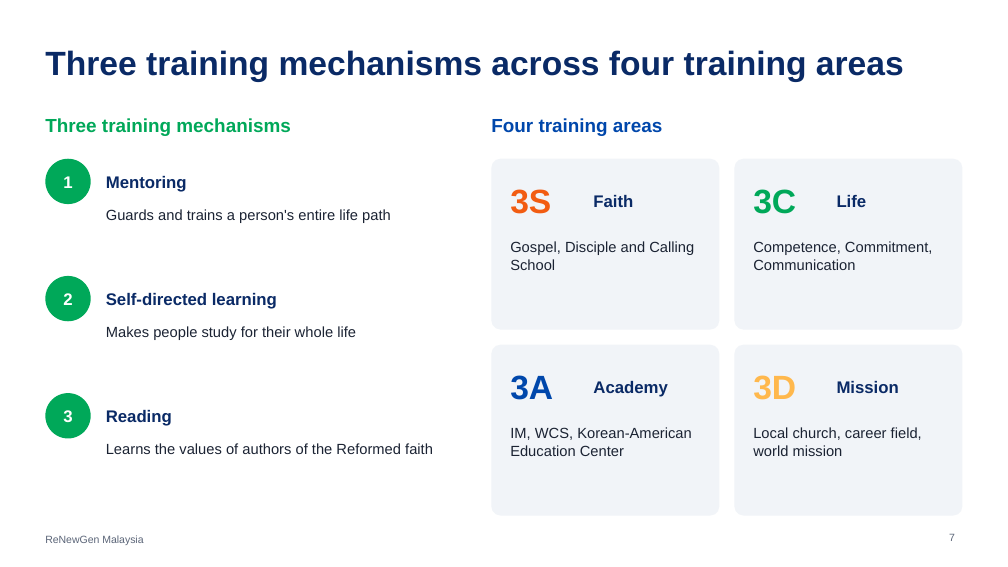
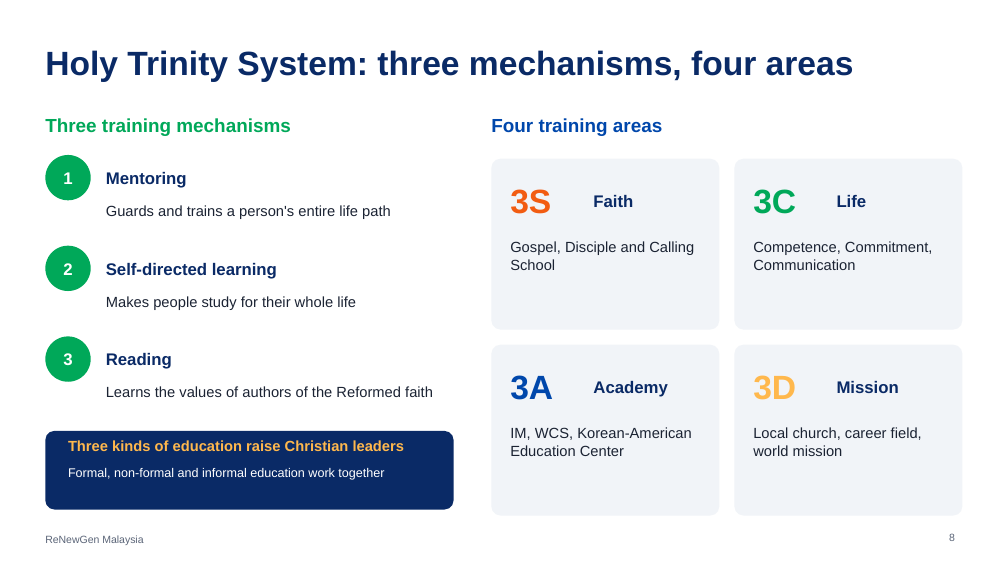
Before and after one commit to ChampionJohan/Johan, a slide deck: slide 8 of renewgen-malaysia/ReNewGen_Malaysia_EN.pptx (slide 7 before the commit). Drawn at 1008x567 pixels with LibreOffice and Linux fonts; fonts in the diff are those of the drawing. Boxes give left, top, right and bottom in pixels: in the first picture for what was removed or moved away, otherwise in the second. Text is boxed around its words. In the diff, an @@ line names an element or a change of style, - is before the commit and + after.

```diff
--- a/renewgen-malaysia/ReNewGen_Malaysia_EN.pptx
+++ b/renewgen-malaysia/ReNewGen_Malaysia_EN.pptx
@@ title at (45,50,854,82): text changed @@
-Three training mechanisms across four training areas
+Holy Trinity System: three mechanisms, four areas
@@ 3 texts, 1 ellipse: place and size @@
-3 texts, 1 ellipse at (45,159,391,223)
+3 texts, 1 ellipse at (45,155,391,219)
@@ 3 texts, 1 ellipse: place and size @@
-3 texts, 1 ellipse at (45,276,356,340)
+3 texts, 1 ellipse at (45,246,356,310)
@@ 3 texts, 1 ellipse: place and size @@
-3 texts, 1 ellipse at (45,393,433,454)
+3 texts, 1 ellipse at (45,337,433,397)
@@ rounded rectangle added at (45,431,454,510), fill #0A2A66 @@
@@ text added at (68,440,405,451), 14 pt, text #FFB84D, bold @@
+Three kinds of education raise Christian leaders
@@ text added at (68,468,384,480), 12 pt, text #FFFFFF @@
+Formal, non-formal and informal education work together
@@ page number at (949,534,955,541): text changed @@
-7
+8
```
Also in this commit, not shown: 7 other slides changed, 3 slides added, 9 other files.
